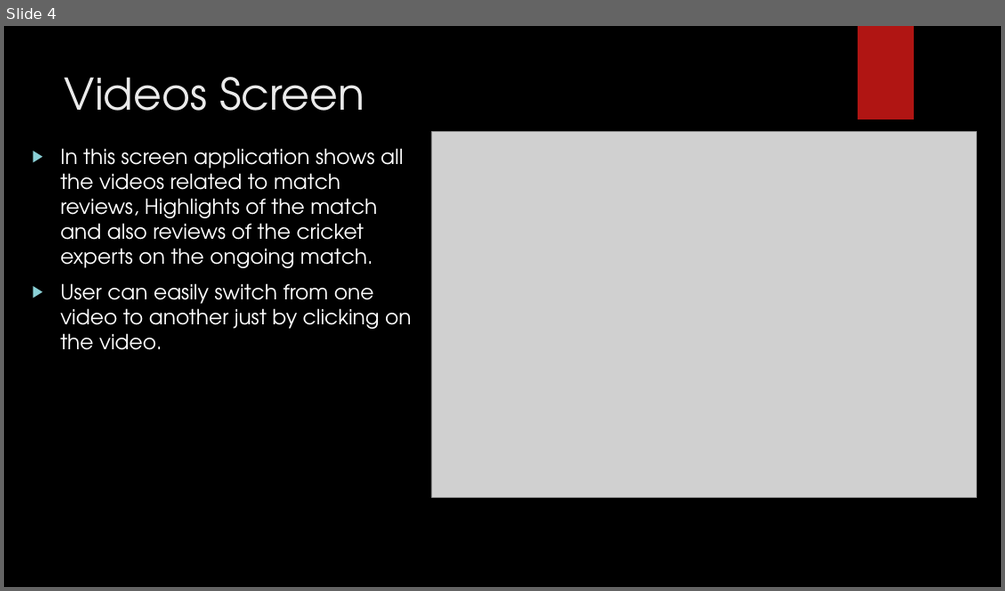
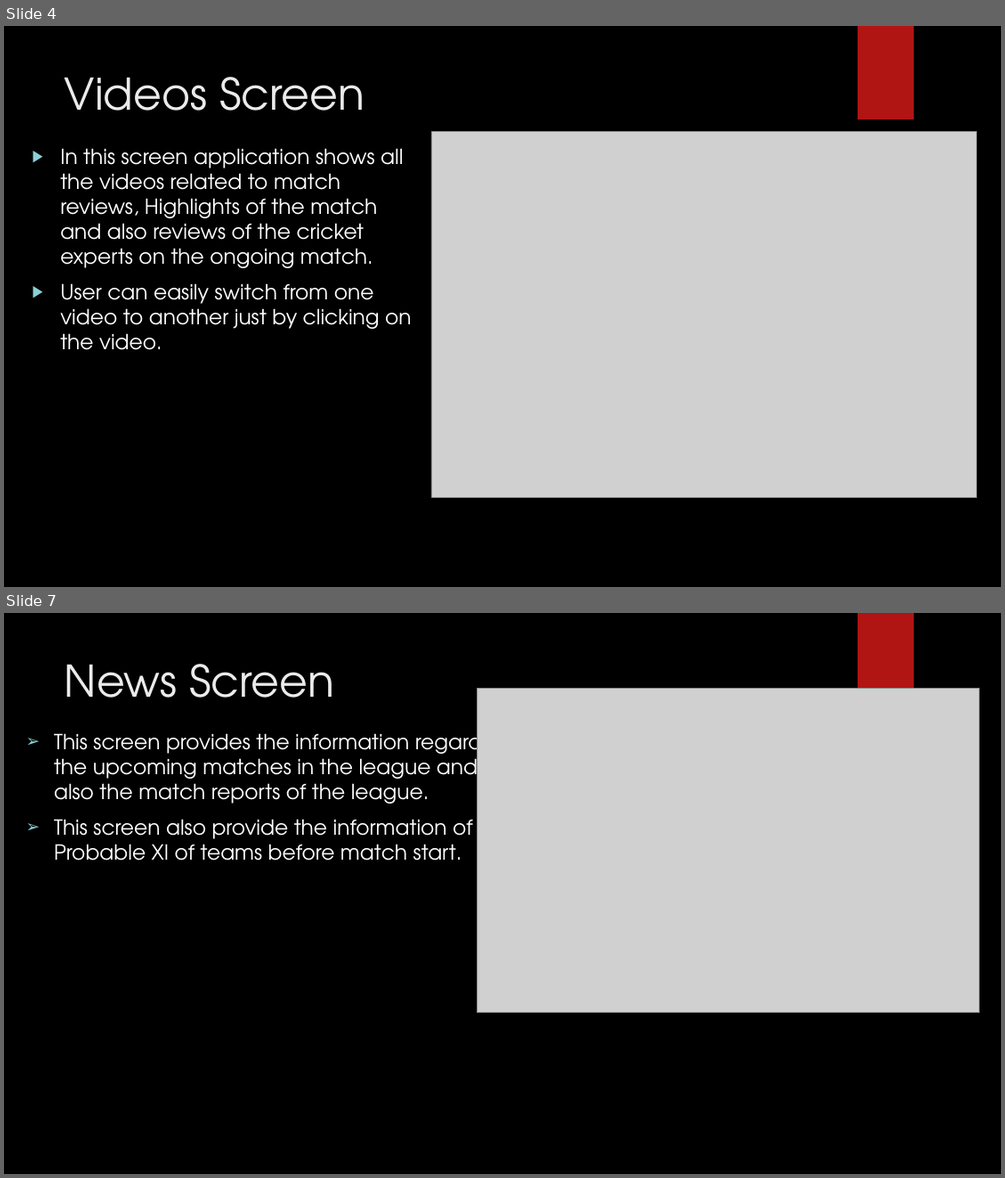
Before and after one commit to harshithreddypeddolla/Assignment-Cricketleague, a slide deck: Cricket League and Teams.pptx. Shown one above the other, each under a label of ours: slide 4 before the commit, slides 4 and 7 after it; the slides between them are not shown. The pictures are 1005x591 and 1005x1178 pixels, drawn with LibreOffice and Linux fonts; fonts in the diff are those of the drawing; grey boxes stand for pictures; background and template pictures are left out. Boxes give left, top, right and bottom in pixels: in the first picture for what was removed or moved away, otherwise in the second. Text is boxed around its words. In the diff, an @@ line names an element or a change of style, - is before the commit and + after.

```diff
--- a/Cricket League and Teams.pptx
+++ b/Cricket League and Teams.pptx
@@ slide 7 added at <box>4,613,1001,1174</box>, background picture (left out); not listed: 1 template element that a slide beside it also shows @@
@@ title added at <box>65,664,334,698</box>, 42 pt, text #EBEBEB @@
+News Screen
@@ picture added at <box>477,688,979,1013</box> @@
@@ text added at <box>54,729,513,860</box>, 20 pt, text #FFFFFF @@
+➢ This screen provides the information regarding the upcoming matches in the league and also the match reports of the league.
+➢ This screen also provide the information of Probable XI of teams before match start.
```
Also in this commit, not shown: 4 other slides added.
